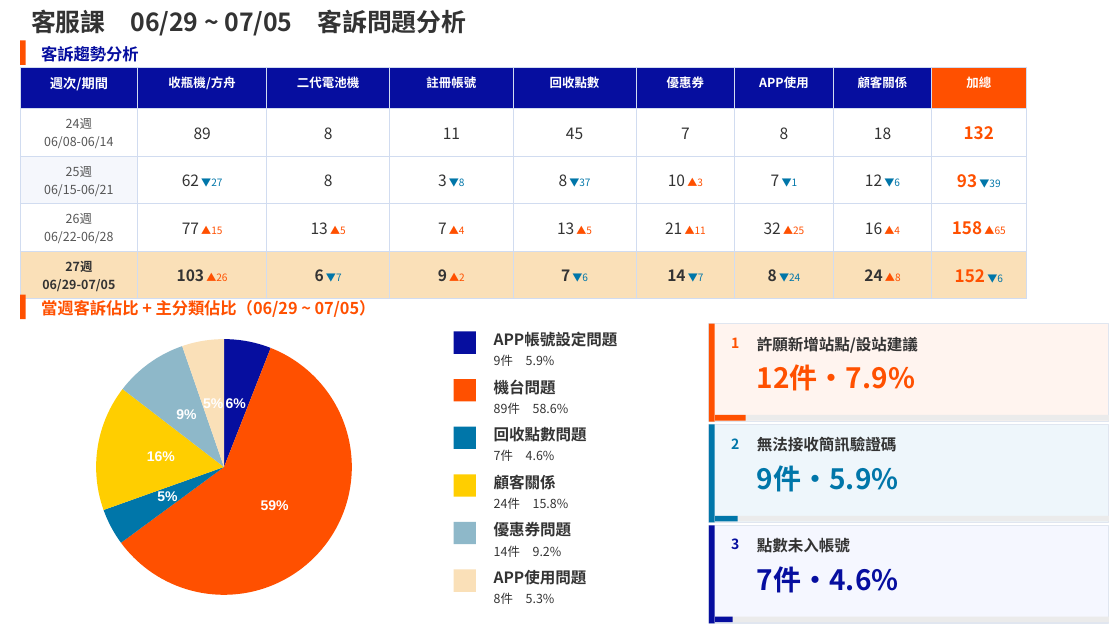
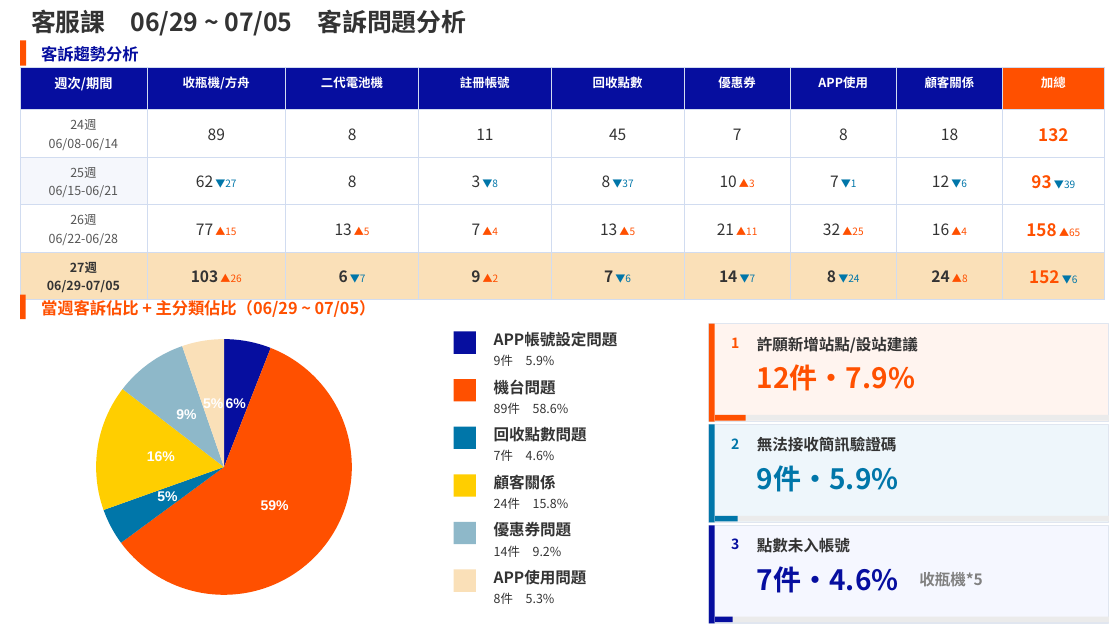
Before and after one commit to fen-ecoco/Operations-Weekly-Report, a slide deck: slide 1 of weekly-ppt/ecoco_週報_第27週_0629-0705.pptx. Drawn at 1120x630 pixels with LibreOffice and Linux fonts; fonts in the diff are those of the drawing. Boxes give left, top, right and bottom in pixels: in the first picture for what was removed or moved away, otherwise in the second. Text is boxed around its words. In the diff, an @@ line names an element or a change of style, - is before the commit and + after.

```diff
--- a/weekly-ppt/ecoco_週報_第27週_0629-0705.pptx
+++ b/weekly-ppt/ecoco_週報_第27週_0629-0705.pptx
@@ table: place and size @@
-table at [20, 67, 1026, 296]
+table at [20, 67, 1107, 297]
@@ text added at [919, 572, 983, 587], 10 pt, text #808080, bold @@
+收瓶機*5
```
Also in this commit, not shown: 1 other slide changed, 21 other files.
